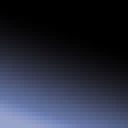
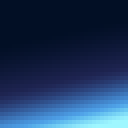
Two versions of the same layered image (w=128, h=128). Layer-by-layer changes:
painted on "Gradient Fill 1 copy" over [left=0, top=8, right=128, bottom=128]
added layer "Layer 5" above "Gradient Fill 1 copy 4" over [left=0, top=0, right=128, bottom=128]
